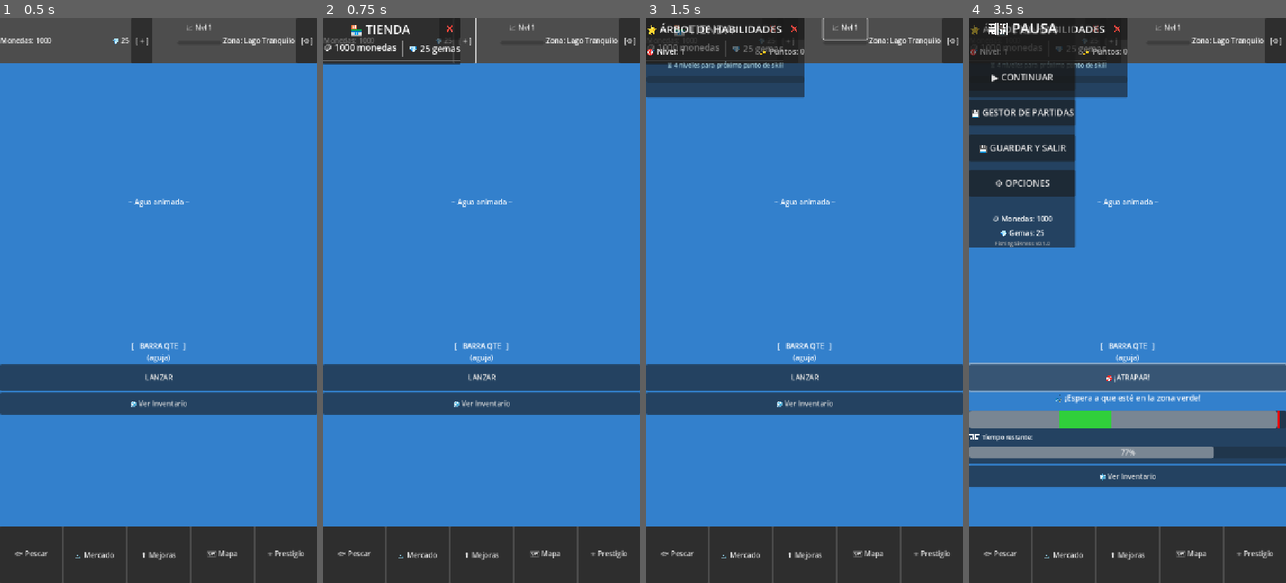
Above: before the commit, frames 1-4 (left to right).
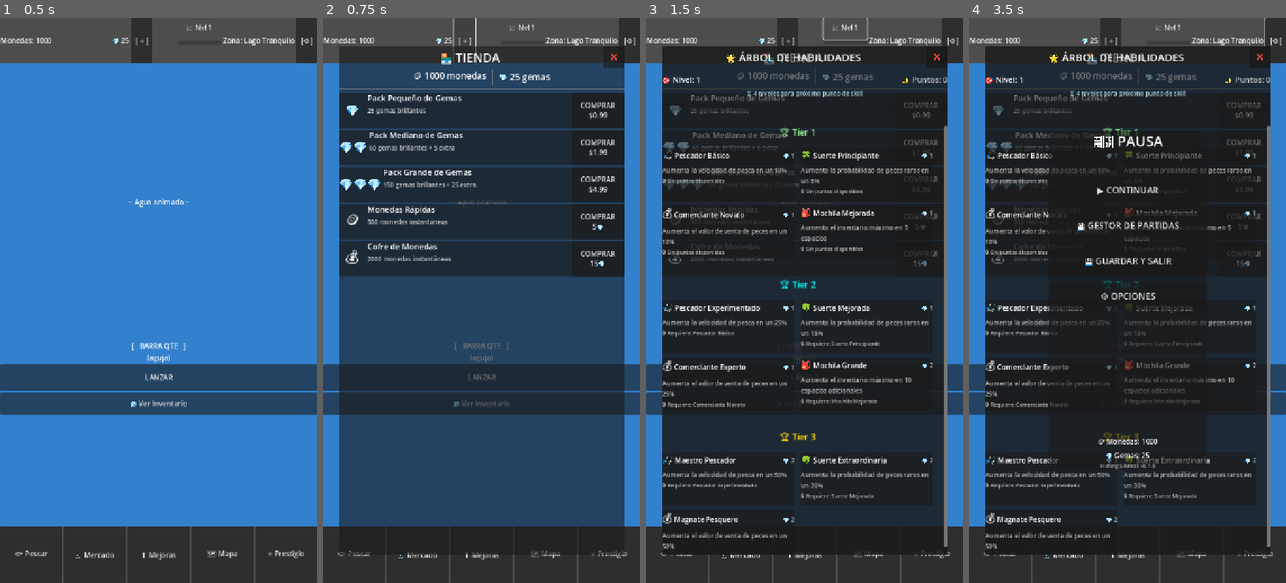
Above: after the commit, the same moments.

Repository: Kavalieri/FishingSiKness
Game: Godot game, scene res://scenes/core/Main.tscn
The game is run twice, just before and just after one commit, with the same random seed, the same clock (stepped at 60 frames per second) and the same inputs.
Inputs:
- Up to frame 1 (0.5 s): no input
- Up to frame 2 (0.75 s): click "[ + ]" at 0.5 s
- Up to frame 3 (1.5 s): click "📈 Nvl 1" at 1.25 s
- Up to frame 4 (3.5 s): click "[⚙]" at 2 s; click "LANZAR" at 2.75 s

Frame 1 is identical in both runs. In frame 2, 78% of the frame differs, in the area x 0-96%, y 0-95%; in frame 3, 78%; in frame 4, 77%.

Commit message:
fix: Implementar centrado dinámico para todos los overlays
- Reemplazado sistema de anclajes por centrado dinámico
- InventoryPanel: pantalla completa con _center_panel_fullscreen()
- StoreView y MilestonesPanel: 90% de pantalla centrados
- PauseMenu: 50%x60% centrado dinámicamente
- Función _center_panel() calcula posición según viewport
- Overlays siempre centrados independiente de resolución
- Eliminados archivos de test temporales

Diff:
--- a/project/src/ui/InventoryPanel.gd
+++ b/project/src/ui/InventoryPanel.gd
@@ -32,13 +32,12 @@
 	background.gui_input.connect(_on_background_clicked)
 	add_child(background)
 
-	# Panel principal centrado (pantalla completa)
+	# Panel principal centrado (pantalla completa - centrado dinámicamente)
 	main_panel = PanelContainer.new()
-	main_panel.anchor_left = 0.0
-	main_panel.anchor_right = 1.0
-	main_panel.anchor_top = 0.0
-	main_panel.anchor_bottom = 1.0
 	add_child(main_panel)
+
+	# Centrado dinámico para ocupar toda la pantalla
+	call_deferred("_center_panel_fullscreen", main_panel)
 
 	var main_vbox = VBoxContainer.new()
 	main_vbox.add_theme_constant_override("separation", 10)
@@ -242,3 +241,15 @@
 		if child is Button:
 			child.button_pressed = false
 			child.modulate = Color.WHITE
+
+func _center_panel_fullscreen(panel: PanelContainer):
+	"""Centrar el panel para ocupar toda la pantalla"""
+	var viewport_size = get_viewport().get_visible_rect().size
+
+	panel.custom_minimum_size = viewport_size
+	panel.size = viewport_size
+	panel.position = Vector2.ZERO
+
+	# Asegurar que está visible y en primer plano
+	panel.show()
+	panel.z_index = 100
--- a/project/src/views/MilestonesPanel.gd
+++ b/project/src/views/MilestonesPanel.gd
@@ -20,13 +20,12 @@
 	background.gui_input.connect(_on_background_clicked)
 	add_child(background)
 
-	# Panel principal centrado (más grande)
+	# Panel principal centrado (centrado dinámicamente)
 	main_panel = PanelContainer.new()
-	main_panel.anchor_left = 0.05
-	main_panel.anchor_right = 0.95
-	main_panel.anchor_top = 0.05
-	main_panel.anchor_bottom = 0.95
 	add_child(main_panel)
+
+	# Centrado dinámico en _ready
+	call_deferred("_center_panel", main_panel)
 
 	var main_vbox = VBoxContainer.new()
 	main_vbox.add_theme_constant_override("separation", 15)
@@ -347,3 +346,15 @@
 	if event.is_action_pressed("ui_cancel"):
 		emit_signal("close_requested")
 		queue_free()
+
+func _center_panel(panel: PanelContainer):
+	"""Centrar el panel dinámicamente en la pantalla"""
+	var viewport_size = get_viewport().get_visible_rect().size
+	var panel_size = Vector2(viewport_size.x * 0.9, viewport_size.y * 0.9)
+
+	panel.custom_minimum_size = panel_size
+	panel.size = panel_size
+	panel.position = (viewport_size - panel_size) / 2
+
+	# Asegurar que está visible
+	panel.show()
--- a/project/src/views/PauseMenu.gd
+++ b/project/src/views/PauseMenu.gd
@@ -21,13 +21,12 @@
 	background.gui_input.connect(_on_background_clicked)
 	add_child(background)
 
-	# Panel principal
+	# Panel principal (centrado dinámicamente)
 	main_panel = PanelContainer.new()
-	main_panel.anchor_left = 0.25
-	main_panel.anchor_right = 0.75
-	main_panel.anchor_top = 0.2
-	main_panel.anchor_bottom = 0.8
 	add_child(main_panel)
+
+	# Centrado dinámico en _ready
+	call_deferred("_center_panel", main_panel)
 
 	var main_vbox = VBoxContainer.new()
 	main_vbox.add_theme_constant_override("separation", 20)
@@ -111,3 +110,15 @@
 func _on_background_clicked(event):
 	if event is InputEventMouseButton and event.pressed and event.button_index == MOUSE_BUTTON_LEFT:
 		emit_signal("resume_requested")
+
+func _center_panel(panel: PanelContainer):
+	"""Centrar el panel dinámicamente en la pantalla"""
+	var viewport_size = get_viewport().get_visible_rect().size
+	var panel_size = Vector2(viewport_size.x * 0.5, viewport_size.y * 0.6) # PauseMenu más pequeño
+
+	panel.custom_minimum_size = panel_size
+	panel.size = panel_size
+	panel.position = (viewport_size - panel_size) / 2
+
+	# Asegurar que está visible
+	panel.show()
--- a/project/src/views/StoreView.gd
+++ b/project/src/views/StoreView.gd
@@ -75,13 +75,12 @@
 	background.gui_input.connect(_on_background_clicked)
 	add_child(background)
 
-	# Panel principal (más grande)
+	# Panel principal (centrado dinámicamente)
 	var main_panel = PanelContainer.new()
-	main_panel.anchor_left = 0.05
-	main_panel.anchor_right = 0.95
-	main_panel.anchor_top = 0.05
-	main_panel.anchor_bottom = 0.95
 	add_child(main_panel)
+
+	# Centrado dinámico en _ready
+	call_deferred("_center_panel", main_panel)
 
 	var main_vbox = VBoxContainer.new()
 	main_panel.add_child(main_vbox)
@@ -282,3 +281,15 @@
 	# Permitir cerrar con ESC
 	if event.is_action_pressed("ui_cancel"):
 		emit_signal("close_requested")
+
+func _center_panel(panel: PanelContainer):
+	"""Centrar el panel dinámicamente en la pantalla"""
+	var viewport_size = get_viewport().get_visible_rect().size
+	var panel_size = Vector2(viewport_size.x * 0.9, viewport_size.y * 0.9)
+
+	panel.custom_minimum_size = panel_size
+	panel.size = panel_size
+	panel.position = (viewport_size - panel_size) / 2
+
+	# Asegurar que está visible
+	panel.show()
--- a/project/test_market.gd
+++ /dev/null
@@ -1,18 +0,0 @@
-extends SceneTree
-
-func _init():
-	print("=== Testing MarketView ===")
-
-	# Test zone display names
-	var market = preload("res://src/views/MarketView.gd").new()
-	print("lake -> ", market.get_zone_display_name("lake"))
-	print("mar -> ", market.get_zone_display_name("mar"))
-	print("ocean -> ", market.get_zone_display_name("ocean"))
-
-	# Test zone multipliers
-	print("lake multiplier: ", market.get_zone_multiplier("lake"))
-	print("mar multiplier: ", market.get_zone_multiplier("mar"))
-	print("ocean multiplier: ", market.get_zone_multiplier("ocean"))
-
-	print("=== MarketView test complete ===")
-	quit()
--- a/project/test_overlays.gd
+++ /dev/null
@@ -1,25 +0,0 @@
-extends SceneTree
-
-func _init():
-	print("=== Testing Overlay Positioning ===")
-
-	var screen_manager = preload("res://src/ui/ScreenManager.gd").new()
-	screen_manager.name = "ScreenManager"
-	current_scene = screen_manager
-
-	print("Testing StoreView positioning...")
-	var store_view = preload("res://src/views/StoreView.gd").new()
-	print("StoreView anchor_left: ", store_view.anchor_left)
-	print("StoreView anchor_right: ", store_view.anchor_right)
-	print("StoreView anchor_top: ", store_view.anchor_top)
-	print("StoreView anchor_bottom: ", store_view.anchor_bottom)
-
-	print("Testing MilestonesPanel positioning...")
-	var milestones = preload("res://src/views/MilestonesPanel.gd").new()
-	print("MilestonesPanel anchor_left: ", milestones.anchor_left)
-	print("MilestonesPanel anchor_right: ", milestones.anchor_right)
-	print("MilestonesPanel anchor_top: ", milestones.anchor_top)
-	print("MilestonesPanel anchor_bottom: ", milestones.anchor_bottom)
-
-	print("=== Test completed ===")
-	quit()
